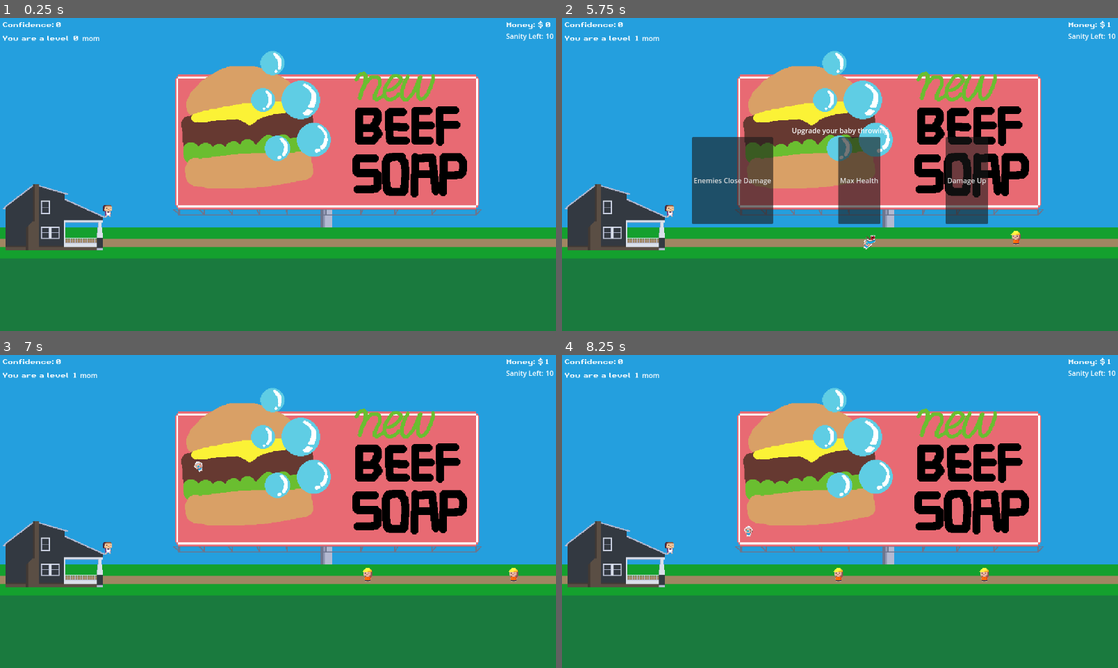
Above: before the commit, frames 1-4 (two rows, left to right).
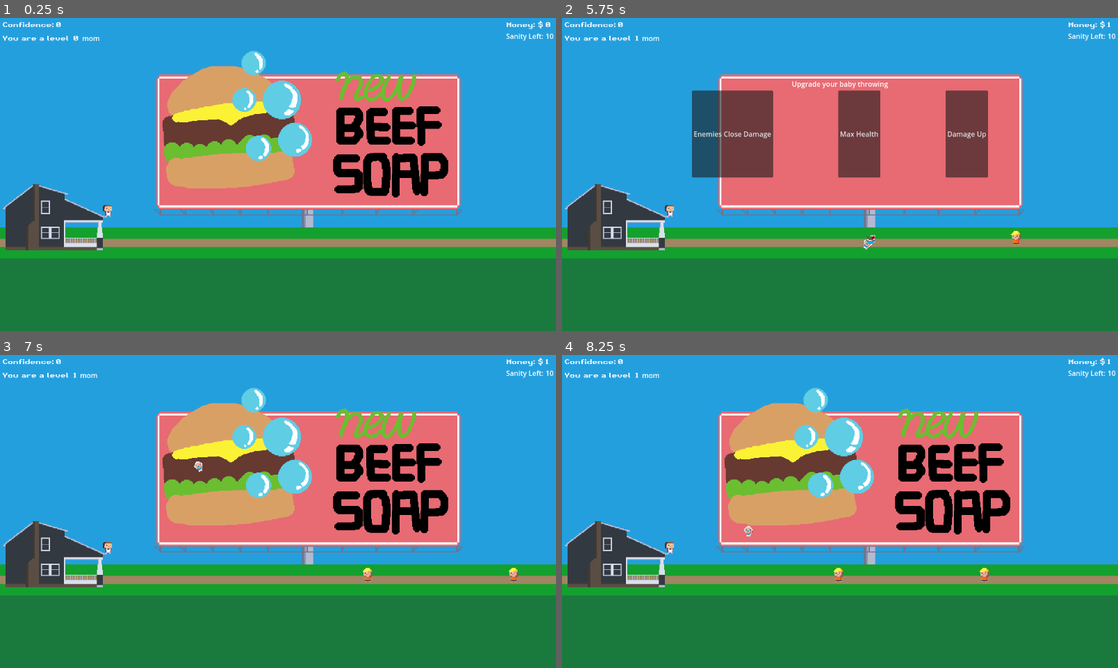
Above: after the commit, the same moments.

Repository: HypotheticalWhale/BabyThrowingSim
Game: Godot game, scene res://Scenes/Main.tscn
Same seed, same stepped clock (60 frames per second), same inputs: the game is played once before the commit and once after it.
Inputs (mouse positions are in pixels of both pictures, inside the frame that each line leads up to):
- Up to frame 1 (0.25 s): no input
- Up to frame 2 (5.75 s): tap Enter at 0.5 s; move the mouse to (962, 158) at 0.52 s; hold Space (shoot) 0.53-1.28 s; move the mouse to (728, 190) at 1.27 s; tap Space (shoot) at 1.35, 2, 2.85, 4.35 s; move the mouse to (895, 105) at 2.02 s; hold Space (shoot) 2.03-2.78 s; move the mouse to (812, 237) at 2.77 s; move the mouse to (1006, 221) at 3.52 s; hold Space (shoot) 3.53-4.28 s; move the mouse to (673, 127) at 4.27 s; move the mouse to (867, 174) at 5.02 s; hold Space (shoot) from 5.03 s (still down)
- Up to frame 3 (7 s): release Space (shoot) at 5.75 s; click "Max Health" at 5.75 s; move the mouse to (194, 433) at 6.52 s; tap Space (shoot) at 6.6 s
- Up to frame 4 (8.25 s): move the mouse to (962, 495) at 7.27 s; hold Space (shoot) 7.28-8.03 s; move the mouse to (728, 527) at 8.02 s; tap Space (shoot) at 8.1 s

The runs differ from the first frame. In frame 1, 12% of the frame differs, in the area x 27-87%, y 10-67%; in frame 2, 20%, in the area x 23-87%, y 10-67%; in frame 3, 12%; in frame 4, 12%.

Commit message:
signboard kinda done

Diff:
--- a/Scenes/Main.tscn
+++ b/Scenes/Main.tscn
@@ -17,7 +17,7 @@
 texture = ExtResource("4_h3b1c")
 
 [node name="Billboard" type="Sprite2D" parent="."]
-position = Vector2(491, 158)
+position = Vector2(460, 158)
 texture = ExtResource("3_wfr5g")
 
 [node name="Content" type="Sprite2D" parent="Billboard"]
--- a/UI/GlobalVars.gd
+++ b/UI/GlobalVars.gd
@@ -25,6 +25,7 @@
 
 func level_up():
 	var level_up_options = get_tree().current_scene.get_node("LevelUpOptions")
+	get_tree().current_scene.get_node("Billboard/Content").visible = false
 	level_up_options.show()
 	level_up_options.randomize_options()
 	level_up_options.set_process_input(true)
--- a/UI/LevelUpOptions.gd
+++ b/UI/LevelUpOptions.gd
@@ -57,6 +57,7 @@
 	get_tree().current_scene.get_node("Player").current_run_upgrades = current_run_upgrades
 	reset_pick_options()
 	get_tree().paused = false
+	get_tree().current_scene.get_node("Billboard/Content").visible = true
 	visible = false
 	set_process_input(false)
 
@@ -66,6 +67,7 @@
 	get_tree().current_scene.get_node("Player").current_run_upgrades = current_run_upgrades
 	reset_pick_options()
 	get_tree().paused = false
+	get_tree().current_scene.get_node("Billboard/Content").visible = true
 	visible = false
 	set_process_input(false)
 
@@ -75,5 +77,6 @@
 	get_tree().current_scene.get_node("Player").current_run_upgrades = current_run_upgrades
 	reset_pick_options()
 	get_tree().paused = false
+	get_tree().current_scene.get_node("Billboard/Content").visible = true
 	visible = false
 	set_process_input(false)
--- a/UI/LevelUpOptions.tscn
+++ b/UI/LevelUpOptions.tscn
@@ -15,8 +15,8 @@
 anchor_top = 0.5
 anchor_right = 1.0
 anchor_bottom = 0.5
-offset_top = -11.5
-offset_bottom = 11.5
+offset_top = -220.0
+offset_bottom = 7.0
 grow_horizontal = 2
 grow_vertical = 2
 size_flags_vertical = 4
Not shown: 1 places in Scenes/Main.tscn that only renumber resources
Not shown: 1 places in UI/InGameOverlay.tscn that only renumber resources
